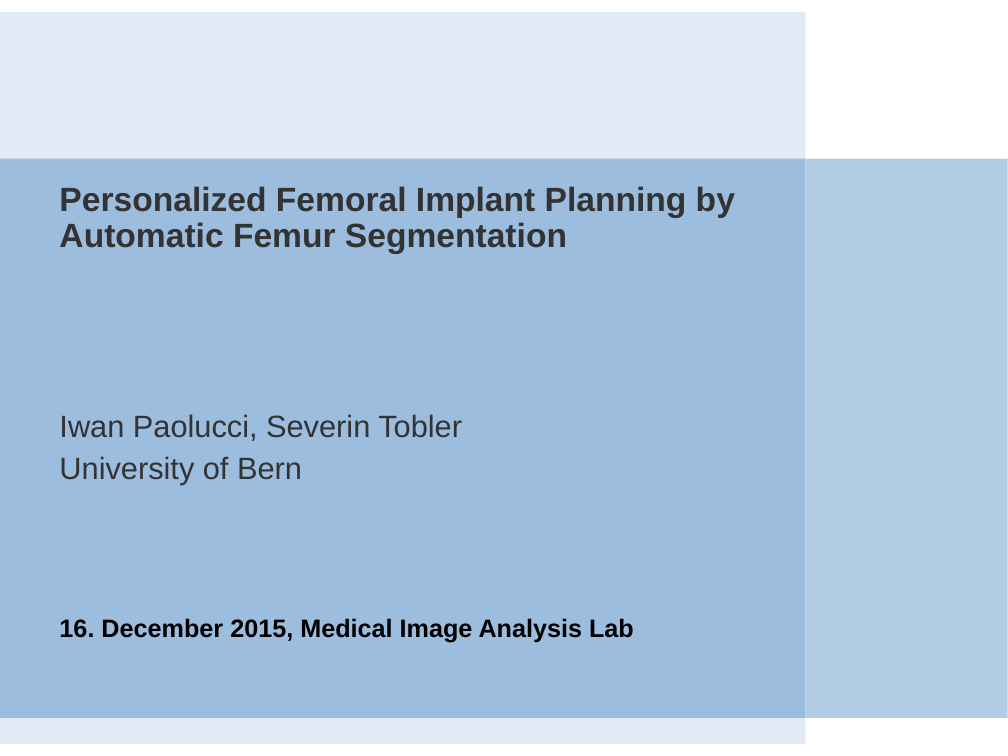
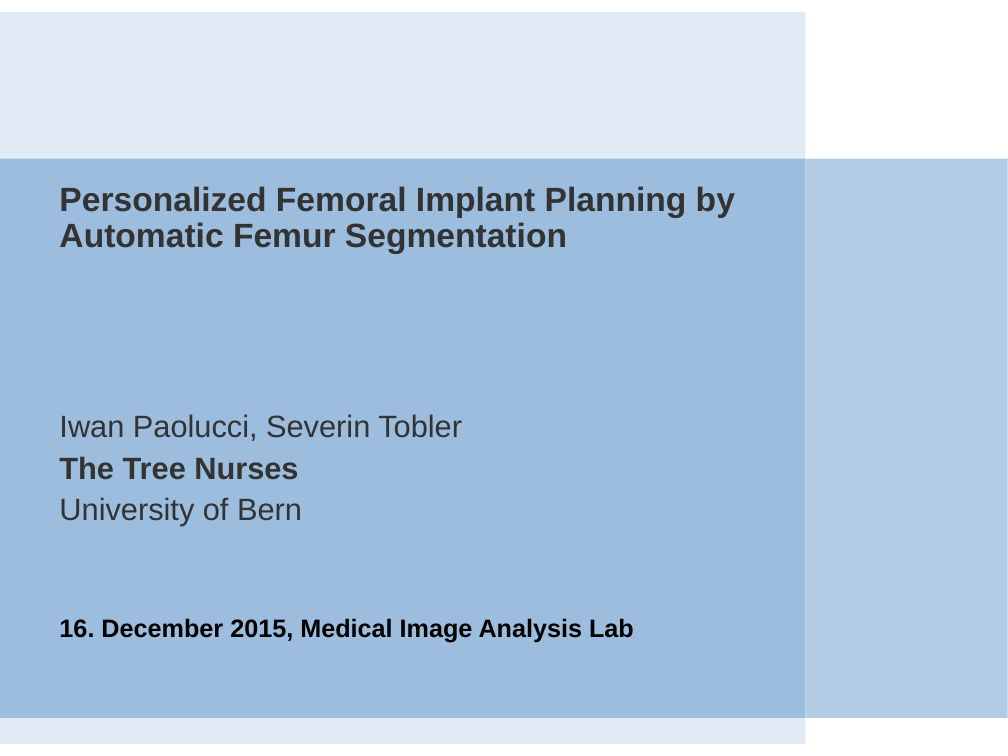
Before and after one commit to ipa/MIALab, a slide deck: slide 1 of doc/presentation/MIALab_slides.pptx. Drawn at 1008x756 pixels with LibreOffice and Linux fonts; fonts in the diff are those of the drawing; background and template pictures are left out. Boxes give left, top, right and bottom in pixels: in the first picture for what was removed or moved away, otherwise in the second. Text is boxed around its words. In the diff, an @@ line names an element or a change of style, - is before the commit and + after.

Commit message:
final presentation

```diff
--- a/doc/presentation/MIALab_slides.pptx
+++ b/doc/presentation/MIALab_slides.pptx
@@ text at bbox=[59, 456, 298, 480]: paragraph added @@
+The Tree Nurses
```
Also in this commit, not shown: 2 other slides changed, 1 other file.
